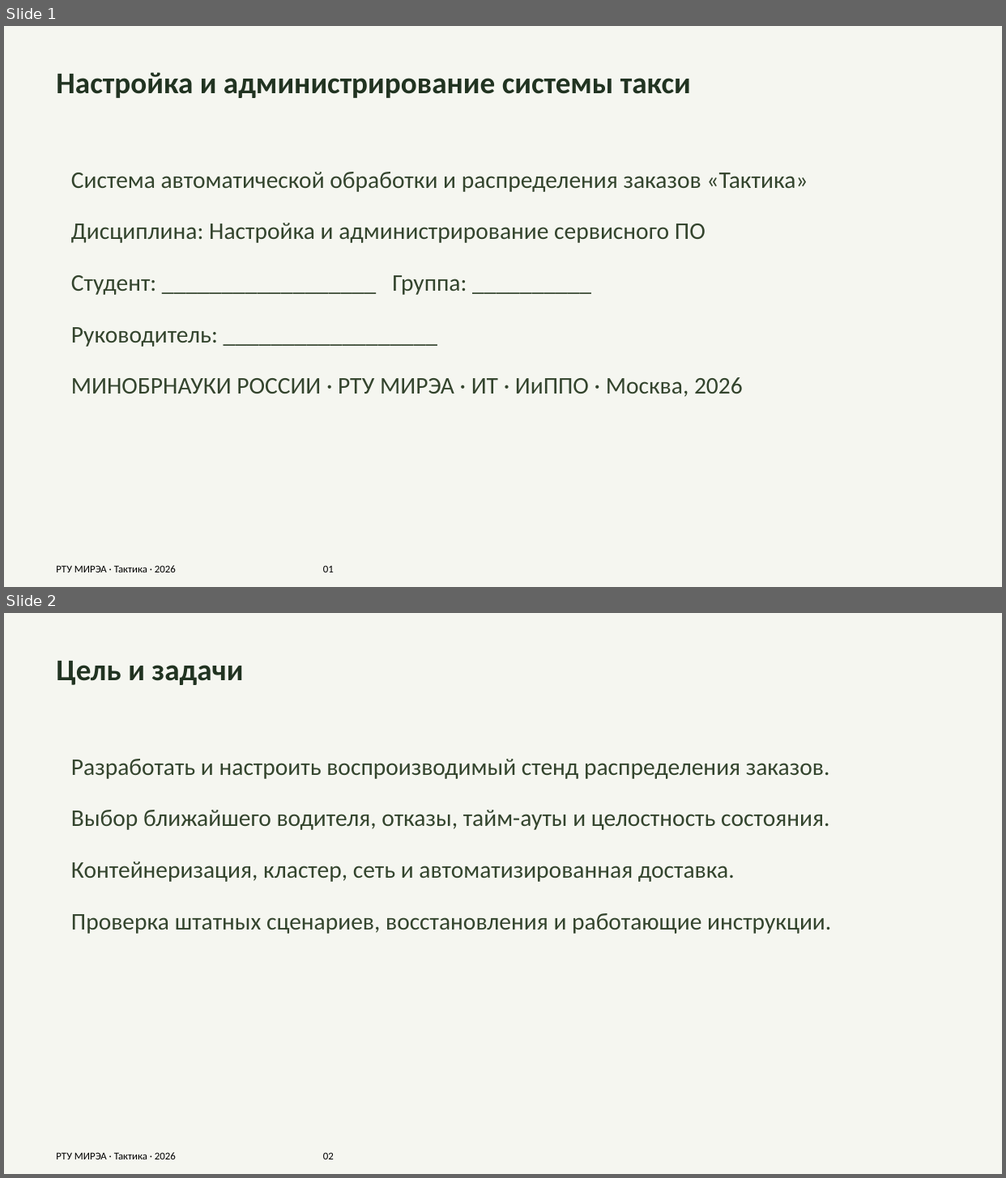
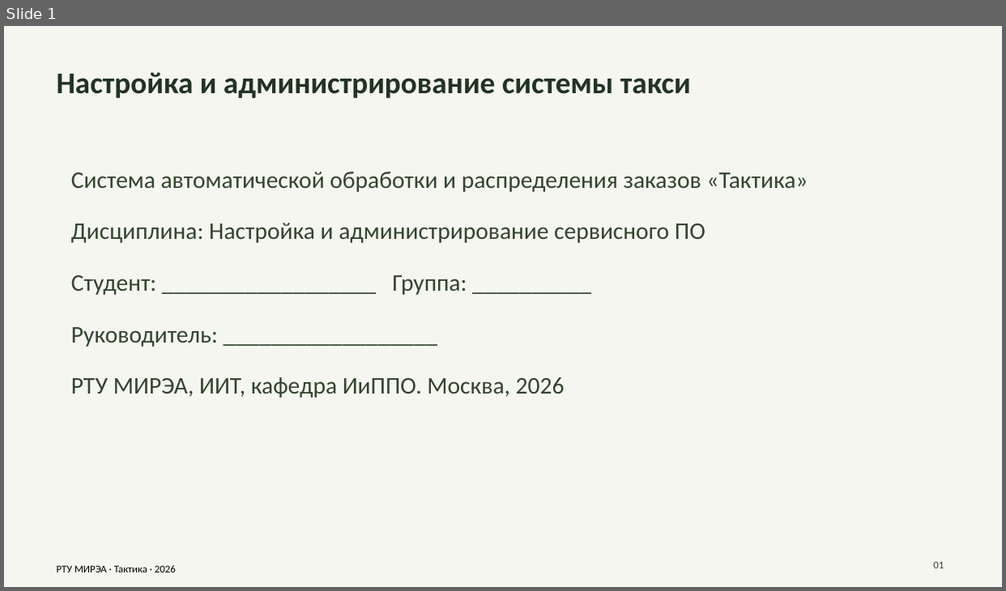
Before and after one commit to Alexey-UI/taxi-dispatch-coursework, a slide deck: report/output/Презентация_Тактика.pptx. Shown one above the other, each under a label of ours: slides 1 and 2 before the commit, slide 1 after it. The pictures are 1006x1178 and 1006x591 pixels, drawn with LibreOffice and Linux fonts; fonts in the diff are those of the drawing. Boxes give left, top, right and bottom in pixels: in the first picture for what was removed or moved away, otherwise in the second. Text is boxed around its words. In the diff, an @@ line names an element or a change of style, - is before the commit and + after.

```diff
--- a/report/output/Презентация_Тактика.pptx
+++ b/report/output/Презентация_Тактика.pptx
@@ slide 2 removed at [4, 613, 1002, 1174], background #F5F6F0 @@
@@ text removed at [56, 661, 243, 685] @@
-Цель и задачи
@@ text removed at [71, 759, 831, 934] @@
-Разработать и настроить воспроизводимый стенд распределения заказов.
-Выбор ближайшего водителя, отказы, тайм-ауты и целостность состояния.
-Контейнеризация, кластер, сеть и автоматизированная доставка.
-Проверка штатных сценариев, восстановления и работающие инструкции.
@@ text removed at [56, 1152, 334, 1160] @@
-РТУ МИРЭА · Тактика · 2026 02
@@ slide 1 changed as well @@
@@ text at [71, 378, 565, 398]: text changed @@
-МИНОБРНАУКИ РОССИИ · РТУ МИРЭА · ИТ · ИиППО · Москва, 2026
+РТУ МИРЭА, ИИТ, кафедра ИиППО. Москва, 2026
@@ text at [57, 565, 176, 573]: text changed @@
-РТУ МИРЭА · Тактика · 2026 01
+РТУ МИРЭА · Тактика · 2026
@@ text added at [933, 561, 944, 569], 10 pt, text #33442D @@
+01
```
Also in this commit, not shown: 1 other slide changed, 7 slides added, 6 other slides removed, 5 other files.
